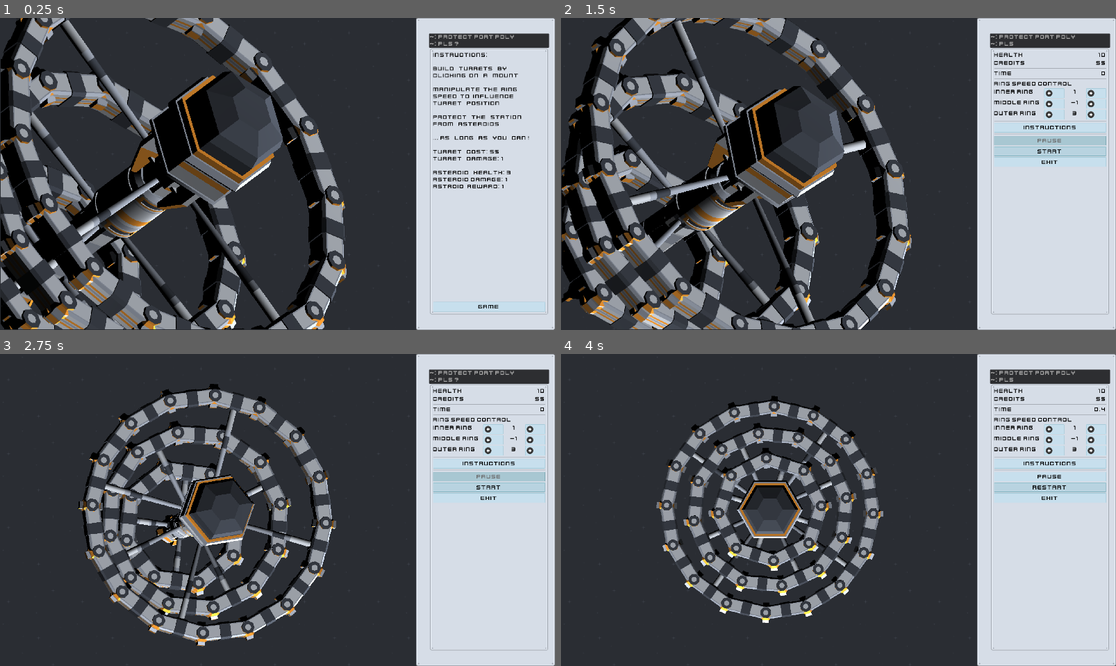
Above: before the commit, frames 1-4 (two rows, left to right).
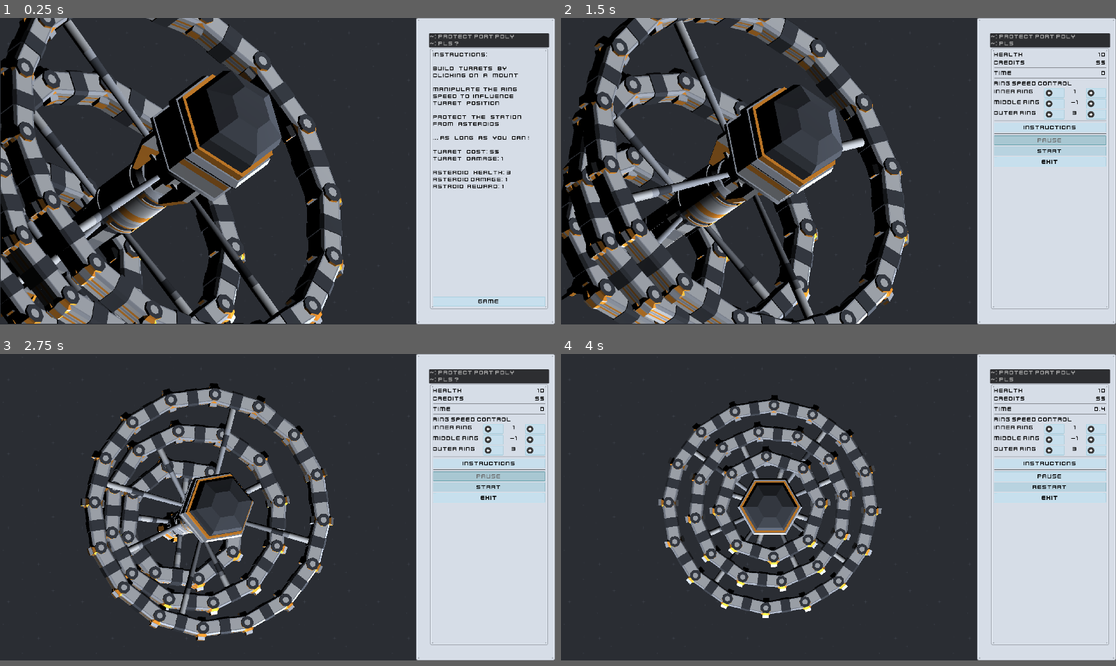
Above: after the commit, the same moments.

Repository: Wrzlprnft/ProtectPortPolyPls
Game: Godot game, scene res://scenes/Main.tscn
Same seed, same stepped clock (60 frames per second), same inputs: the game is played once before the commit and once after it.
Inputs (mouse positions are in pixels of both pictures, inside the frame that each line leads up to):
- Up to frame 1 (0.25 s): no input
- Up to frame 2 (1.5 s): click "Game" at 0.5 s; click "Start" at 1.25 s
- Up to frame 3 (2.75 s): click "Start" at 2 s
- Up to frame 4 (4 s): click (1054, 428) at 2.75 s; click "Restart" at 3.5 s
In our replay, the window is 799x449 before the commit and 799x441 after it. These sizes can differ from the game's own. Grey fills any space a smaller window leaves; there, only what the larger window draws over its background counts as a difference.

The runs differ from the first frame. In frame 1, 19% of the frame differs, in the area x 0-100%, y 0-100%; in frame 2, 20%; in frame 3, 14%; in frame 4, 11%.

Commit message:
added music

Diff:
--- a/project.godot
+++ b/project.godot
@@ -22,7 +22,7 @@
 [display]
 
 window/size/width=1920
-window/size/height=1080
+window/size/height=1060
 
 [physics]
 
--- a/scenes/Main.tscn
+++ b/scenes/Main.tscn
@@ -29,6 +29,8 @@
 [ext_resource path="res://scripts/MenuBar.gd" type="Script" id=27]
 [ext_resource path="res://scripts/Pause.gd" type="Script" id=28]
 [ext_resource path="res://assets/ui/metalPanel_plate.png" type="Texture" id=29]
+[ext_resource path="res://assets/audio/dark-times-by-kevin-macleod-from-filmmusic-io.mp3" type="AudioStream" id=30]
+[ext_resource path="res://assets/audio/gathering-darkness-by-kevin-macleod-from-filmmusic-io.mp3" type="AudioStream" id=31]
 
 [sub_resource type="Animation" id=1]
 resource_name = "thing"
@@ -76,6 +78,58 @@
 
 [sub_resource type="Environment" id=5]
 
+[sub_resource type="Animation" id=6]
+resource_name = "fadetogame"
+length = 2.0
+tracks/0/type = "value"
+tracks/0/path = NodePath("Menu:volume_db")
+tracks/0/interp = 1
+tracks/0/loop_wrap = true
+tracks/0/imported = false
+tracks/0/enabled = true
+tracks/0/keys = {
+"times": PoolRealArray( 0, 1.9 ),
+"transitions": PoolRealArray( 1, 1 ),
+"update": 0,
+"values": [ -15.0, -80.0 ]
+}
+tracks/1/type = "value"
+tracks/1/path = NodePath("Menu:stream_paused")
+tracks/1/interp = 1
+tracks/1/loop_wrap = true
+tracks/1/imported = false
+tracks/1/enabled = true
+tracks/1/keys = {
+"times": PoolRealArray( 1.9, 2 ),
+"transitions": PoolRealArray( 1, 1 ),
+"update": 1,
+"values": [ false, true ]
+}
+tracks/2/type = "value"
+tracks/2/path = NodePath("Background:volume_db")
+tracks/2/interp = 1
+tracks/2/loop_wrap = true
+tracks/2/imported = false
+tracks/2/enabled = true
+tracks/2/keys = {
+"times": PoolRealArray( 0.1, 2 ),
+"transitions": PoolRealArray( 1, 1 ),
+"update": 0,
+"values": [ -80.0, -40.0 ]
+}
+tracks/3/type = "value"
+tracks/3/path = NodePath("Background:stream_paused")
+tracks/3/interp = 1
+tracks/3/loop_wrap = true
+tracks/3/imported = false
+tracks/3/enabled = true
+tracks/3/keys = {
+"times": PoolRealArray( 0, 0.1 ),
+"transitions": PoolRealArray( 1, 1 ),
+"update": 1,
+"values": [ true, false ]
+}
+
 [node name="Main" type="Node"]
 script = ExtResource( 1 )
 
@@ -143,7 +197,7 @@
 [node name="TabContainer" type="TabContainer" parent="MenuBar/VBoxContainer2"]
 margin_top = 52.0
 margin_right = 408.0
-margin_bottom = 972.0
+margin_bottom = 954.0
 size_flags_vertical = 3
 tab_align = 0
 tabs_visible = false
@@ -152,6 +206,7 @@
 }
 
 [node name="Instructions" type="Tabs" parent="MenuBar/VBoxContainer2/TabContainer"]
+visible = false
 anchor_right = 1.0
 anchor_bottom = 1.0
 margin_left = 10.0
@@ -168,7 +223,7 @@
 
 [node name="Label2" type="RichTextLabel" parent="MenuBar/VBoxContainer2/TabContainer/Instructions/VBoxContainer"]
 margin_right = 388.0
-margin_bottom = 863.0
+margin_bottom = 845.0
 size_flags_vertical = 3
 text = "Instructions:
 
@@ -191,13 +246,12 @@
 }
 
 [node name="Game" type="Button" parent="MenuBar/VBoxContainer2/TabContainer/Instructions/VBoxContainer"]
-margin_top = 867.0
-margin_right = 388.0
-margin_bottom = 900.0
+margin_top = 849.0
+margin_right = 388.0
+margin_bottom = 882.0
 text = "Game"
 
 [node name="Buttons" type="Tabs" parent="MenuBar/VBoxContainer2/TabContainer"]
-visible = false
 anchor_right = 1.0
 anchor_bottom = 1.0
 margin_left = 10.0
@@ -542,7 +596,7 @@
 }
 
 [node name="Viewport" type="Viewport" parent="ViewportContainer"]
-size = Vector2( 1440, 1080 )
+size = Vector2( 1440, 1060 )
 transparent_bg = true
 handle_input_locally = false
 render_target_update_mode = 3
@@ -999,7 +1053,7 @@
 material/2 = null
 
 [node name="Camera" type="Camera" parent="ViewportContainer/Viewport"]
-transform = Transform( 0.519528, 0.390924, -0.759782, 0.607108, 0.456825, 0.650178, 0.601257, -0.799055, 0, -8.071, 5.35989, 0.959388 )
+transform = Transform( 0.519529, 0.390924, -0.759782, 0.607108, 0.456824, 0.650178, 0.601257, -0.799056, -2.38419e-07, -8.071, 5.35989, 0.959388 )
 projection = 1
 current = true
 fov = 120.0
@@ -1055,6 +1109,17 @@
 "_edit_use_anchors_": false
 }
 
+[node name="Background" type="AudioStreamPlayer" parent="."]
+stream = ExtResource( 31 )
+volume_db = -72.1053
+
+[node name="Menu" type="AudioStreamPlayer" parent="."]
+stream = ExtResource( 30 )
+volume_db = -28.6842
+
+[node name="AnimationPlayer" type="AnimationPlayer" parent="."]
+anims/fadetogame = SubResource( 6 )
+
 [connection signal="pressed" from="MenuBar/VBoxContainer2/TabContainer/Instructions/VBoxContainer/Game" to="MenuBar" method="_on_Game_pressed"]
 [connection signal="pressed" from="MenuBar/VBoxContainer2/TabContainer/Buttons/VBoxContainer/Ring1Box/Ring1Left" to="MenuBar" method="_on_Ring1Left_pressed"]
 [connection signal="pressed" from="MenuBar/VBoxContainer2/TabContainer/Buttons/VBoxContainer/Ring1Box/Ring1Right" to="MenuBar" method="_on_Ring1Right_pressed"]
--- a/scripts/Main.gd
+++ b/scripts/Main.gd
@@ -64,6 +64,8 @@
 	Events.connect("change_health",self,"change_health")
 	Events.connect("change_currency",self,"change_currency")
 	Events.rng.randomize()
+	$Menu.play()
+	$Background.play()
 
 func _input(event):
 	if event is InputEventMouseButton and current_mount and running:
@@ -124,12 +126,14 @@
 	spawn_cooldown = start_cooldown
 	if not running:
 		Events.emit_signal("start_game")
+		$AnimationPlayer.play("fadetogame")
 		yield(Events,"game_started")
 		running = true
 
 func end_game() -> void:
 	running = false
 	Events.emit_signal("game_ended")
+	$AnimationPlayer.play_backwards("fadetogame")
 
 
 
Not shown, added: assets/audio/dark-times-by-kevin-macleod-from-filmmusic-io.mp3.import
Not shown, added: assets/audio/gathering-darkness-by-kevin-macleod-from-filmmusic-io.mp3.import
Binary file added: banner.png
Not shown: 1 places in scenes/Main.tscn that only renumber resources
Binary file added: screenshots/screenshot1.png
Not shown, added: screenshots/screenshot1.png.import
Binary file added: screenshots/screenshot2.png
Not shown, added: screenshots/screenshot2.png.import
Binary file added: screenshots/screenshot3.png
Not shown, added: screenshots/screenshot3.png.import
Binary file added: screenshots/screenshot4.png
Not shown, added: screenshots/screenshot4.png.import
(and 2 more such lines)
